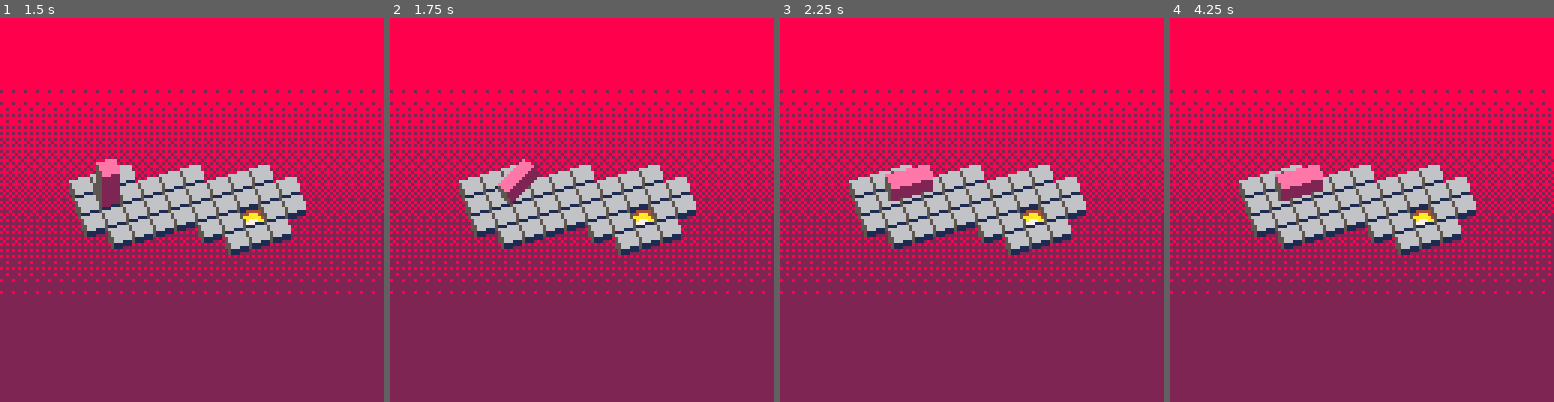
Above: before the commit, frames 1-4 (left to right).
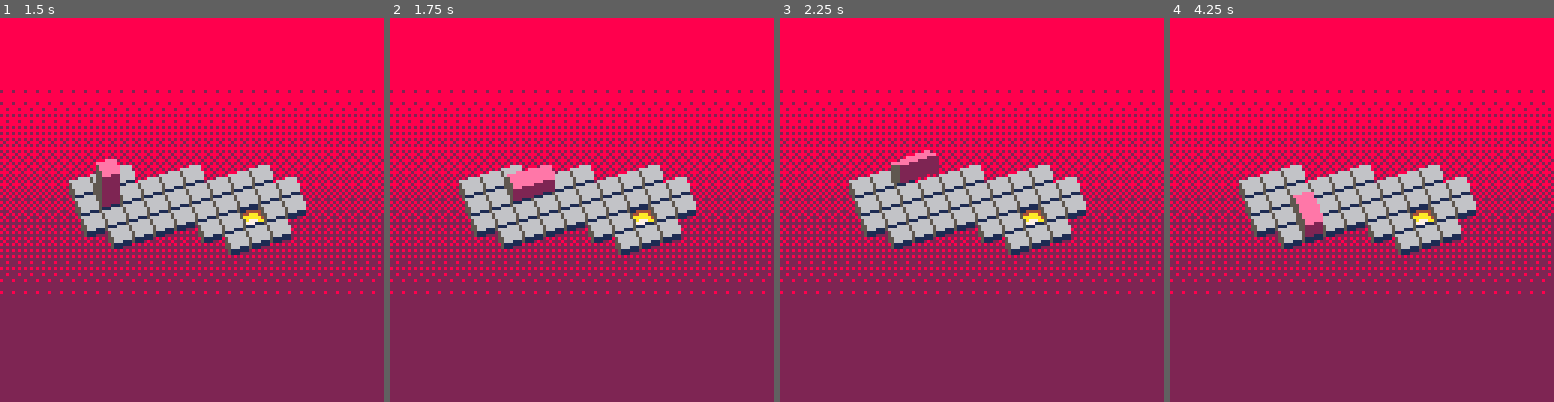
Above: after the commit, the same moments.

Repository: thorny-thorny/pico8-bloxorz
Game: PICO-8 cartridge bloxorz.p8
Same seed, same stepped clock (60 frames per second), same inputs: the game is played once before the commit and once after it.
Inputs:
- Up to frame 1 (1.5 s): tap O (Z key) at 0.7 s
- Up to frame 2 (1.75 s): hold Right from 1.6 s (still down); tap O (Z key) at 1.7 s
- Up to frame 3 (2.25 s): release Right at 2.1 s; tap O (Z key) at 2.1 s; hold Up from 2.15 s (still down)
- Up to frame 4 (4.25 s): release Up at 2.42 s; hold Right 2.47-3.03 s; tap O (Z key) every 0.4 s from 2.5 to 4.1 s; hold Left 3.08-3.58 s; hold Down 3.63-3.97 s; hold Right from 4.02 s (still down)

Frame 1 is identical in both runs. In frame 2, 0.9% of the frame differs, in the area x 28-43%, y 36-49%; in frame 3, 1.2%; in frame 4, 1.5%, in the area x 27-40%, y 38-58%.

Commit message:
Animations looks back to normal

Diff:
--- a/block.lua
+++ b/block.lua
@@ -6,7 +6,6 @@
 		prev_side = nil,
 		split_point = nil,
 		split_active = false,
-		updated = false,
 		did_animated_fall = false,
 		animate_falling = block_animate_falling,
 		update = block_update,
@@ -20,46 +19,37 @@
 	return block
 end
 
-function block_animate_falling(self, hole)
-	-- local du = 0
-	-- local dv = 0
-	-- local same = self.side == self.prev_side
-
-	-- if not same then
-	-- 	if hole.u > self.u then
-	-- 		du = 1
-	-- 	elseif hole.v > self.v then
-	-- 		dv = 1
-	-- 	elseif
-	-- 		hole.u == self.u or
-	-- 		hole.v == self.v
-	-- 	then
-	-- 		if self.u == self.prev_u then
-	-- 			self.v += 1
-	-- 			dv = -1
-	-- 		else
-	-- 			self.u += 1
-	-- 			du = -1
-	-- 		end
-	-- 	end
-	-- end
-
-	-- self.animation = {
-	-- 	cycles_left = falling_animation_delay,
-	-- 	delay_left = falling_animation_delay,
-	-- 	frame = 0,
-	-- 	from_side = self.side,
-	-- 	from_u = self.u,
-	-- 	from_v = self.v,
-	-- 	falling = true,
-	-- }
-	-- self.side = block_side.z
-	-- self.point.u += du
-	-- self.point.v += dv
-
-	-- if same then
-	-- 	self.animation.cycles_left = 100
-	-- end
+function block_animate_falling(self, hole, hole_side)
+	local d = make_uv_point(0, 0)
+
+	if self.side ~= block_side.z and hole_side == block_side.z then
+		if hole.u > self.point.u then
+			d.u = 1
+		elseif hole.v > self.point.v then
+			d.v = 1
+		elseif
+			hole.u == self.point.u or
+			hole.v == self.point.v
+		then
+			if self.point.u == self.prev_point.u then
+				self.point.v += 1
+				d.v = -1
+			else
+				self.point.u += 1
+				d.u = -1
+			end
+		end
+
+		local new_point = self.point:by_adding_point(d)
+		local new_side = block_side.z
+
+		self.animation = make_block_spin_fall_animation(self.point, self.side, new_point, new_side)
+
+		self.point = new_point
+		self.side = new_side
+	else
+		-- TODO
+	end
 end
 
 function block_get_points(self)
@@ -106,54 +96,15 @@
 	if self.animation ~= nil then
 		local animating = self.animation:update()
 		if animating then
-			return
+			return false
 		else
 			self.animation = nil
-			self.updated = true
-			return
-		end
-	end
-
-
-	-- if self.animation != nil then
-	-- 	if self.animation.frame > 30 then
-	-- 		self.did_animated_fall = true
-	-- 		self.animation = nil
-	-- 		return
-	-- 	elseif self.animation.cycles_left > 0 then
-	-- 		self.animation.cycles_left -= 1
-	-- 		self.animation.frame += 1
-	-- 		return
-	-- 	elseif self.animation.delay_left != nil then
-	-- 		if self.animation.delay_left > 0 then
-	-- 			self.animation.delay_left -= 1
-	-- 			self.animation.frame +=1
-	-- 			return
-	-- 		end
-
-	-- 		local prev_side = self.animation.from_side
-	-- 		local du = self.u - self.animation.from_u
-	-- 		local dv = self.v - self.animation.from_v
-	-- 		self.animation = {
-	-- 			cycles_left = falling_animation_delay,
-	-- 			delay_left = falling_animation_delay,
-	-- 			frame = block.animation.frame,
-	-- 			from_side = block.side,
-	-- 			from_u = block.u-du,
-	-- 			from_v = block.v-dv,
-	-- 			falling = true,
-	-- 		}
-	-- 		self.side = prev_side
-	-- 		return
-	-- 	elseif self.animation.falling == nil then
-	-- 		self.animation = nil
-	-- 		return
-	-- 	end
-	-- end
+			return true
+		end
+	end
 
 	local d = make_uv_point(0, 0)
 	local new_side = self.side
-	self.updated = false
 
 	if btnp(⬅️) then
 		d.u = -1
@@ -209,8 +160,7 @@
 		self.point = point:by_adding_point(d)
 		self.side = new_side
 
-		-- self.animation = make_block_transition_animation(self.prev_point, self.prev_side, self.point, self.side)
-		self.animation = make_block_fall_animation(self.prev_point, self.prev_side, self.point, self.side)
+		self.animation = make_block_transition_animation(self.prev_point, self.prev_side, self.point, self.side)
 	end
 
 	-- if self.split_point != nil then
@@ -230,6 +180,8 @@
 	-- 		end
 	-- 	end
 	-- end
+
+	return false
 end
 
 function block_subdraw(self, draw_split)
@@ -243,7 +195,7 @@
 	local sprite = nil
 	local thin = false
 
-	if self.animation ~= nil then
+	if self.animation ~= nil and self.animation ~= false then
 		local state = self.animation:get_state()
 		if state.side ~= nil then
 			side = state.side
@@ -257,38 +209,6 @@
 			p:add_point(state.d)
 		end
 	end
-
-	-- if
-	-- 	self.animation ~= nil and
-	-- 	self.animation.falling ~= nil and
- 	-- 	self.animation.from_side ~= self.side
-	-- then
-	-- 	local dup = make_xy_point(uvtox(1, 0) - uvtox(0, 0), uvtoy(1, 0) - uvtoy(0, 0))
-	-- 	local dvp = make_xy_point(uvtox(0, 1) - uvtox(0, 0), uvtoy(0, 1) - uvtoy(0, 0))
-	-- 	local d = make_uv_point(self.u - self.animation.from_u, self.v - self.animation.from_v)
-
-	-- 	if self.animation.cycles_left == 0 then
-	-- 		if self.side == block_side.u then
-	-- 			p:add(-dup.x / 2, 0)
-	-- 		elseif self.side == block_side.v then
-	-- 			p:add(0, -dvp.y/2)
-	-- 		end
-	-- 	end
-
-	-- 	if self.animation.cycles_left > 0 then
-	-- 		if self.side == block_side.z then
-	-- 			p:add(dup.x * d.u + dvp.x * d.v, dup.y * d.u + dvp.y * d.v)
-	-- 		end
-	-- 		if self.side == block_side.u and d.u < 0 then
-	-- 			p:add(-dup.x, 0)
-	-- 		end
-	-- 		if self.side == block_side.v and d.v < 0 then
- 	-- 			p:add(0, -dvp.y)
-	-- 		end
-	-- 	end
-
-	-- 	p:add(0, self.animation.frame * 4)
-	-- end
 
 	if sprite == nil then
 		if self.split_point ~= nil then
--- a/block_animations.lua
+++ b/block_animations.lua
@@ -16,7 +16,6 @@
   local v_to_z = to_side == block_side.z and from_side == block_side.v
   local v_to_v = to_side == block_side.v and from_side == block_side.v
   local u_to_u = to_side == block_side.u and from_side == block_side.u
-  local z_to_z = to_side == block_side.z and from_side == block_side.z
 
   local u_greater = to_point.u > from_point.u
   local v_greater = to_point.v > from_point.v
@@ -71,7 +70,7 @@
     from_side = from_side,
     to_point = to_point,
     to_side = to_side,
-    frames_left = 1,
+    frames_left = 2,
     update = block_transition_animation_update,
     get_state = block_transition_animation_get_state,
   }
@@ -89,79 +88,78 @@
 end
 
 function block_transition_animation_get_state(self)
-  return block_transition(self.from_point, self.from_side, self.to_point, self.to_side)
+  if self.frames_left == 1 then
+    return {}
+  else
+    return block_transition(self.from_point, self.from_side, self.to_point, self.to_side)
+  end
 end
 
-function make_block_fall_animation(from_point, from_side, to_point, to_side)
+function make_block_spin_fall_animation(from_point, from_side, to_point, to_side)
   local animation = {
     from_point = from_point,
     from_side = from_side,
     to_point = to_point,
     to_side = to_side,
-    frames_left = 1,
+    frames_left = 30,
     frame = 0,
-    update = block_fall_animation_update,
-    get_state = block_fall_animation_get_state,
+    update = block_spin_fall_animation_update,
+    get_state = block_spin_fall_animation_get_state,
   }
 
   return animation
 end
 
-function block_fall_animation_update(self)
-  -- if self.frames_left == 0 then
-  --   return false
-  -- else
-  --   self.frames_left -= 1
-  --   return true
-  -- end
-  self.frame += 1
-  return true
+function block_spin_fall_animation_update(self)
+  if self.frames_left == 0 then
+    return false
+  else
+    self.frames_left -= 1
+    self.frame += 1
+    return true
+  end
 end
 
-function block_fall_animation_get_state(self)
-  local step = flr(self.frame / 15) % 4
+function block_spin_fall_animation_get_state(self)
+  local step = flr(self.frame / 2) % 4
   local zero = tile_point_to_xy(make_uv_point(0, 0))
   local du_xy = tile_point_to_xy(make_uv_point(1, 0))
   local dv_xy = tile_point_to_xy(make_uv_point(0, 1))
   local dup = make_xy_point(du_xy.x - zero.x, du_xy.y - zero.y)
   local dvp = make_xy_point(dv_xy.x - zero.x, dv_xy.y - zero.y)
-    -- local d = make_uv_point(self.u - self.animation.from_u, self.v - self.animation.from_v)
+  local dd = make_uv_point(self.to_point.u - self.from_point.u, self.to_point.v - self.from_point.v)
   local d = make_xy_point(0, 0)
 
-	-- 	if self.animation.cycles_left == 0 then
-	-- 		if self.side == block_side.u then
-	-- 			p:add(-dup.x / 2, 0)
-	-- 		elseif self.side == block_side.v then
-	-- 			p:add(0, -dvp.y/2)
-	-- 		end
-	-- 	end
-
-	-- 	if self.animation.cycles_left > 0 then
-	-- 		if self.side == block_side.z then
-	-- 			p:add(dup.x * d.u + dvp.x * d.v, dup.y * d.u + dvp.y * d.v)
-	-- 		end
-	-- 		if self.side == block_side.u and d.u < 0 then
-	-- 			p:add(-dup.x, 0)
-	-- 		end
-	-- 		if self.side == block_side.v and d.v < 0 then
- 	-- 			p:add(0, -dvp.y)
-	-- 		end
-	-- 	end
-
-	-- 	p:add(0, self.animation.frame * 4)
-
+  local state
+  -- TODO: remove math, harcode offset
   if step == 0 then
-    return block_transition(self.from_point, self.from_side, self.to_point, self.to_side)
+    state = block_transition(self.from_point, self.from_side, self.to_point, self.to_side)
+    state.d:add(dup.x * dd.u + dvp.x * dd.v, dup.y * dd.u + dvp.y * dd.v)
   elseif step == 1 then
-    d:add(-dup.x / 2, 0)
-    return {
+    state = {
       d = d,
     }
   elseif step == 2 then
-    return block_transition(self.from_point, self.to_side, self.to_point, self.from_side)
+    state = block_transition(self.from_point, self.to_side, self.to_point, self.from_side)
+    if self.from_side == block_side.u and dd.u < 0 then
+      state.d:add(-dup.x, 0)
+    end
+    if self.from_side == block_side.v and dd.v < 0 then
+      state.d:add(0, -dvp.y)
+    end
   elseif step == 3 then
-    return {
+    if self.from_side == block_side.u then
+      d:add(-dup.x / 2, 0)
+    elseif self.side == block_side.v then
+      d:add(0, -dvp.y / 2)
+    end
+    state = {
+      d = d,
       side = self.from_side,
     }
   end
+
+  state.d:add(0, self.frame * 4)
+
+  return state
 end
--- a/level.lua
+++ b/level.lua
@@ -26,6 +26,7 @@
 		finished = false,
 		platforms = { 0, 0, 0, 0 },
 		hole = nil,
+		waiting_falling_animaiton = false,
 		press_button = level_press_button,
 		enter_portal = level_enter_portal,
 		platform_state = level_platform_state,
@@ -113,8 +114,8 @@
 end
 
 function level_update(self)
-	self.block:update()
-	if self.block.animation then
+	local updated = self.block:update()
+	if not updated then
 		return
 	end
 
@@ -123,34 +124,21 @@
 	else
 		local points = self.block:get_points()
 		local died = false
-		local hole = nil
+		local hole_points = {}
 		for i = 1, #points do
 			local sprite = mget(self.map_offset.u + points[i].u, self.map_offset.v + points[i].v)
-			if
-				sprite == 0 or
-				not points[i]:in_bounds(0, 0, map_width_tiles - 1, map_height_tiles - 1)
-			then
+			local empty_tile = sprite == 0
+			local out_of_bounds = not points[i]:in_bounds(0, 0, map_width_tiles - 1, map_height_tiles - 1)
+			local fragile_tile = #points == 1 and sprite_is_fragile(sprite)
+			local off_platform = sprite_is_platform(sprite) and self:platform_state(sprite) < 0
+
+			if empty_tile or out_of_bounds or fragile_tile or off_platform then
 				died = true
-				hole = points[i]
-			elseif
-				#points == 1 and
-				sprite_is_fragile(sprite)
-			then
-				died = true
-				hole = points[i]
-			elseif
-				sprite_is_platform(sprite) and
-				self:platform_state(sprite) < 0
-			then
-				died = true
-				hole = points[i]
-			elseif
-				#points == 1 and
-				sprite_is_portal(sprite)
-			then
-			 if self.block.updated then
-				self:enter_portal(sprite)
-				end
+				hole_points[#hole_points + 1] = points[i]
+			elseif #points == 1 and sprite_is_portal(sprite) then
+				-- if self.block.updated then
+				-- 	self:enter_portal(sprite)
+				-- end
 			elseif
 				sprite_is_circle_button(sprite) or
 				(
@@ -158,25 +146,33 @@
 					#points == 1
 				)
 			then
-				if self.block.updated then
 					self:press_button(sprite)
+			end
+		end
+
+		if died then
+			if not self.waiting_falling_animaiton then
+				local hole_side = block_side.z
+				if #hole_points > 1 then
+					if hole_points[1].u == hole_points[2].u then
+						hole_side = block_side.v
+					else
+						hole_side = block_side.u
+					end
 				end
-			end
-		end
-
-		if died and not self.block.did_animated_fall then
-			self.hole = hole
-			self.block:animate_falling(hole)
-			return
-		end
-
-		if died then
-			self.block = block_create(
-				self.start.u,
-				self.start.v
-			)
-			self.platforms = { 0, 0, 0, 0 }
-			self.hole = nil
+
+				self.hole = hole_points[1]
+				self.waiting_falling_animaiton = true
+				self.block:animate_falling(hole_points[1], hole_side)
+			else
+				self.hole = nil
+				self.waiting_falling_animaiton = false
+				self.block = block_create(
+					self.start.u,
+					self.start.v
+				)
+				self.platforms = { 0, 0, 0, 0 }
+			end
 		end
 	end
 end
